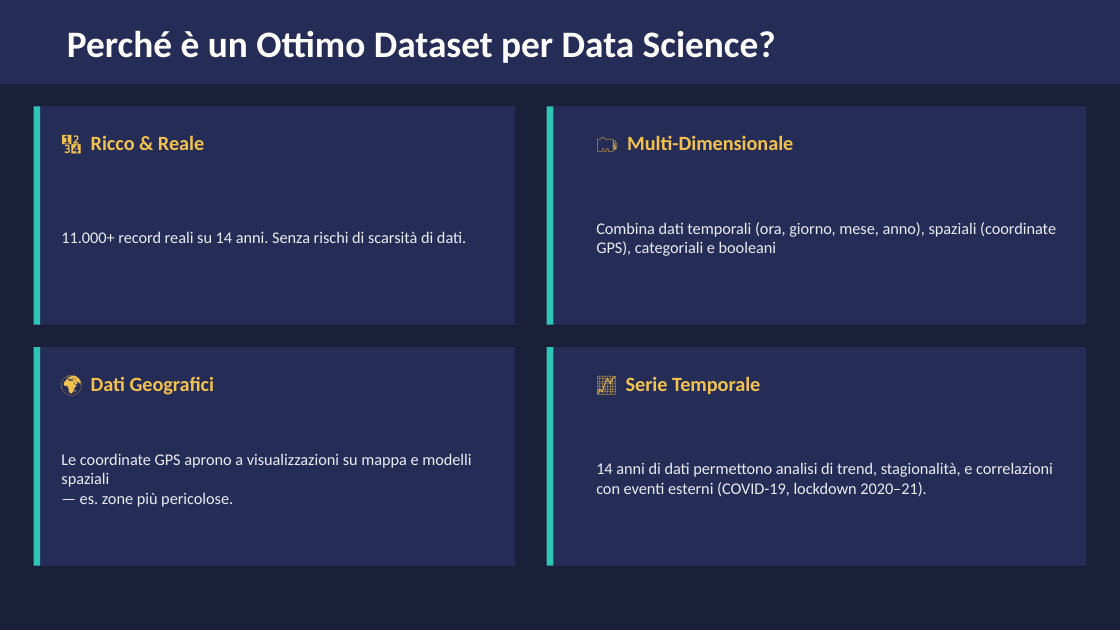
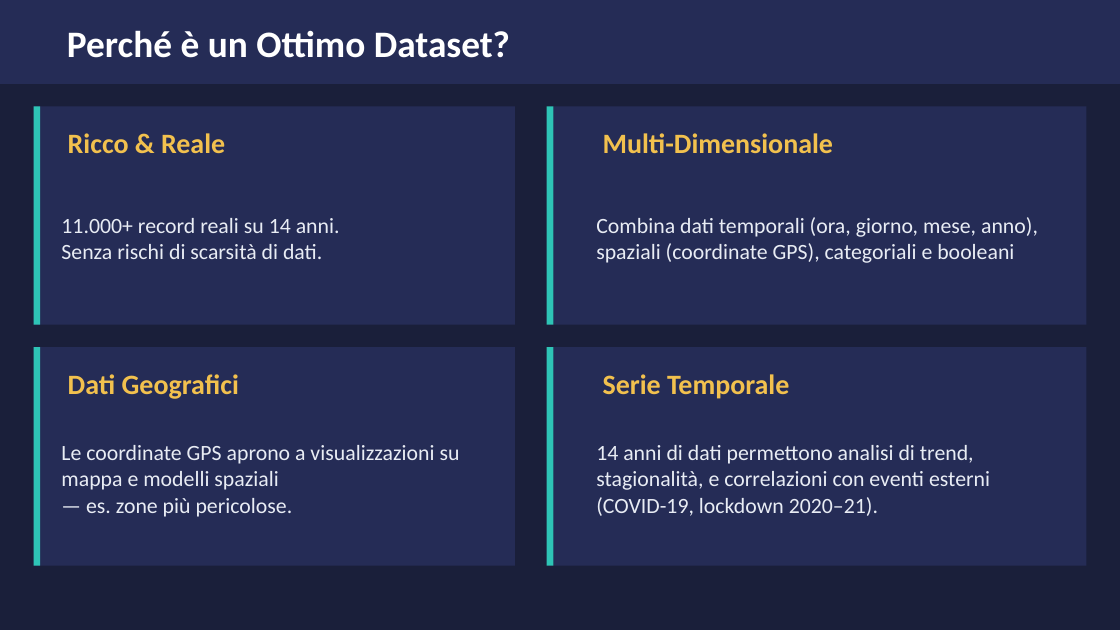
Before and after one commit to pezzandre/dataScience1, a slide deck: slide 4 of incidenti_datascience.pptx (slide 3 before the commit). Drawn at 1120x630 pixels with LibreOffice and Linux fonts; fonts in the diff are those of the drawing. Boxes give left, top, right and bottom in pixels: in the first picture for what was removed or moved away, otherwise in the second. Text is boxed around its words. In the diff, an @@ line names an element or a change of style, - is before the commit and + after.

```diff
--- a/incidenti_datascience.pptx
+++ b/incidenti_datascience.pptx
@@ text at (67, 30, 510, 58): text changed @@
-Perché è un Ottimo Dataset per Data Science?
+Perché è un Ottimo Dataset?
@@ text at (68, 133, 225, 153): text changed; size 13 to 18 pt @@
-🔢 Ricco & Reale
+Ricco & Reale
@@ text at (603, 133, 833, 153): text changed; size 13 to 18 pt @@
-🗂️ Multi-Dimensionale
+Multi-Dimensionale
@@ text at (68, 374, 239, 399): text changed; size 13 to 18 pt @@
-🌍 Dati Geografici
+Dati Geografici
@@ text at (603, 374, 789, 399): text changed; size 13 to 18 pt @@
-📈 Serie Temporale
+Serie Temporale
@@ size 10.5 to 14 pt in 4 elements at (61, 218, 340, 259), (596, 217, 1038, 263), (61, 445, 460, 517), (596, 445, 990, 516) @@
```
Also in this commit, not shown: 4 other slides changed, 2 slides added, 1 other file.
